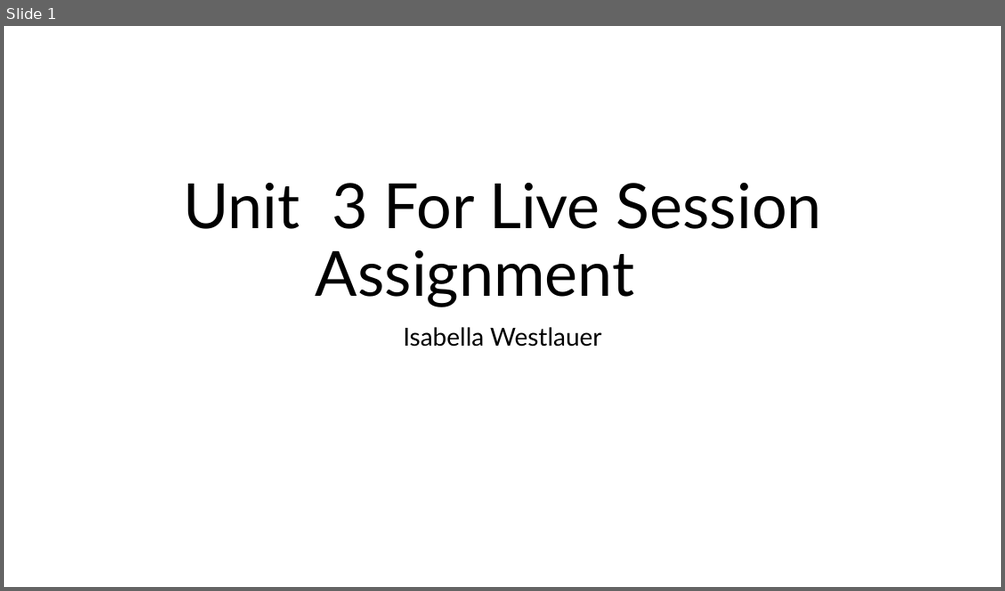
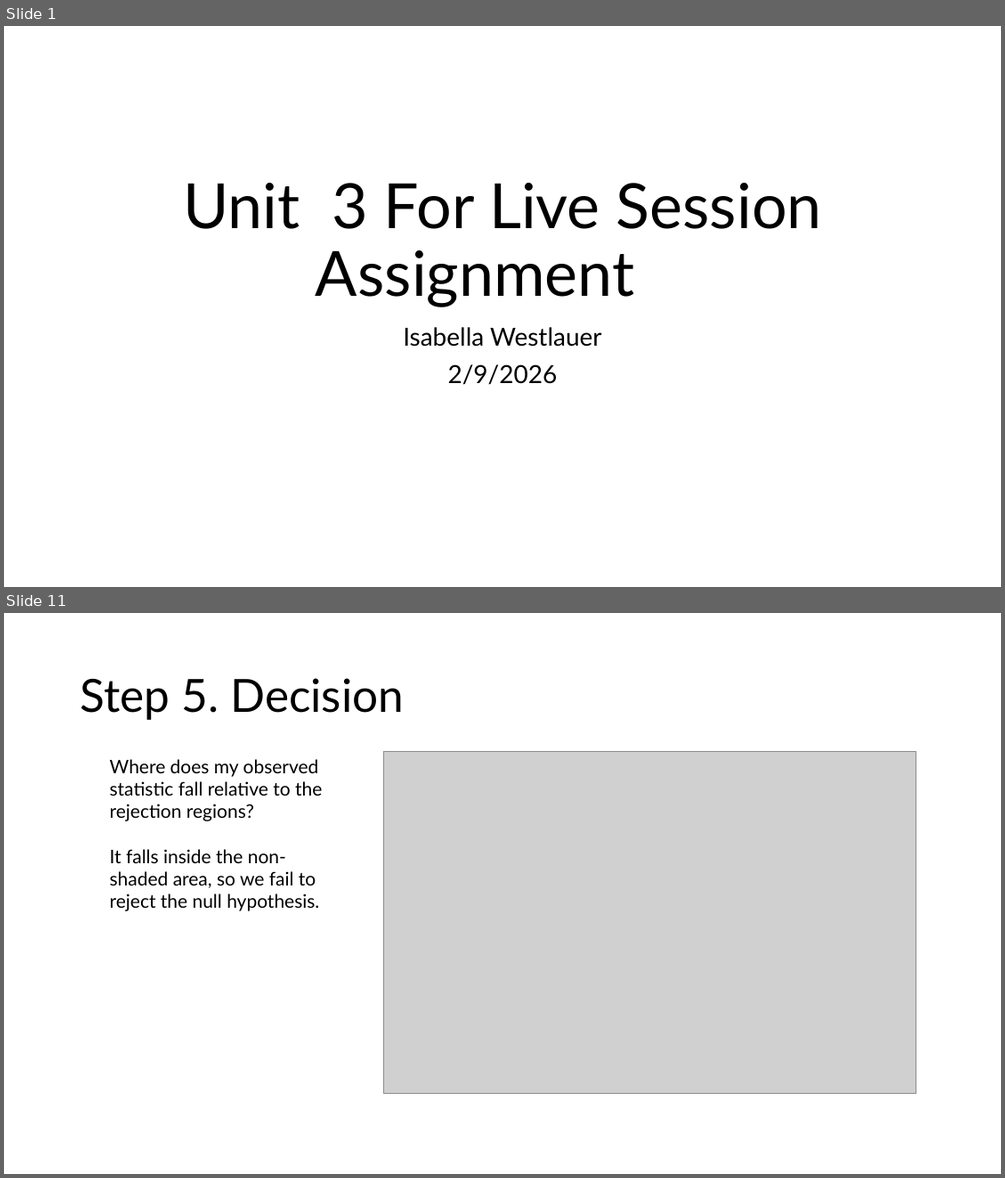
Before and after one commit to Iwestlauer/doing_data_science, a slide deck: Unit 3 Data Transformation and EDA/Isabella_Westlauer_FLS_Unit3.pptx. Shown one above the other, each under a label of ours: slide 1 before the commit, slides 1 and 11 after it; the slides between them are not shown. The pictures are 1005x591 and 1005x1178 pixels, drawn with LibreOffice and Linux fonts; fonts in the diff are those of the drawing; grey boxes stand for pictures. Boxes give left, top, right and bottom in pixels: in the first picture for what was removed or moved away, otherwise in the second. Text is boxed around its words. In the diff, an @@ line names an element or a change of style, - is before the commit and + after.

```diff
--- a/Unit 3 Data Transformation and EDA/Isabella_Westlauer_FLS_Unit3.pptx
+++ b/Unit 3 Data Transformation and EDA/Isabella_Westlauer_FLS_Unit3.pptx
@@ slide 11 added at (x1=4, y1=613, x2=1001, y2=1174), background #FFFFFF @@
@@ title added at (x1=80, y1=678, x2=404, y2=720), 44 pt, text #000000 @@
+Step 5. Decision
@@ text added at (x1=110, y1=759, x2=322, y2=911), 18 pt, text #000000 @@
+Where does my observed statistic fall relative to the rejection regions?
+It falls inside the non-shaded area, so we fail to reject the null hypothesis.
@@ picture added at (x1=384, y1=751, x2=916, y2=1093) @@
@@ slide 1 changed as well @@
@@ subtitle at (x1=448, y1=364, x2=558, y2=385): paragraph added @@
+2/9/2026
```
Also in this commit, not shown: 16 other slides added, 1 slide removed, 11 other files.
